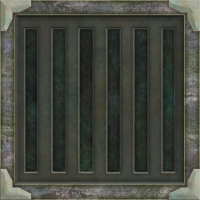
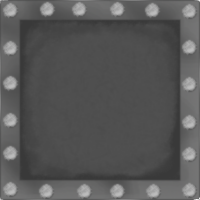
Layer changes from the first 200 x 200 image to the second:
removed layer "Pasted Layer" over left=0, top=0, right=200, bottom=200
painted on "box.png" over left=0, top=0, right=200, bottom=200
